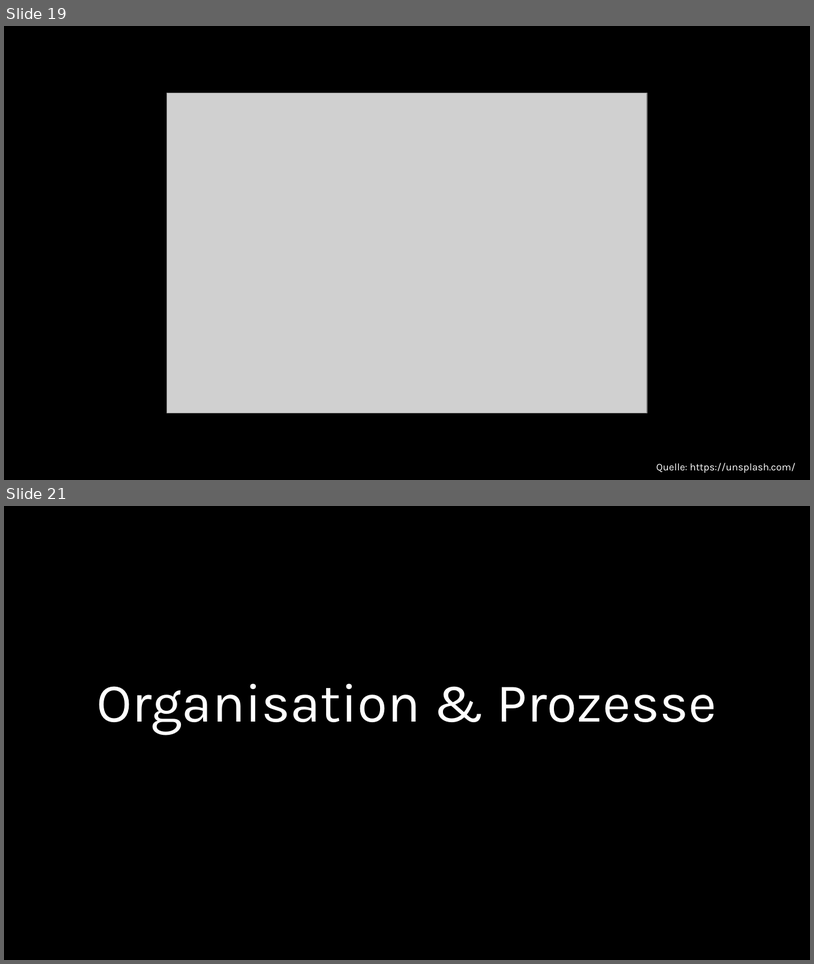
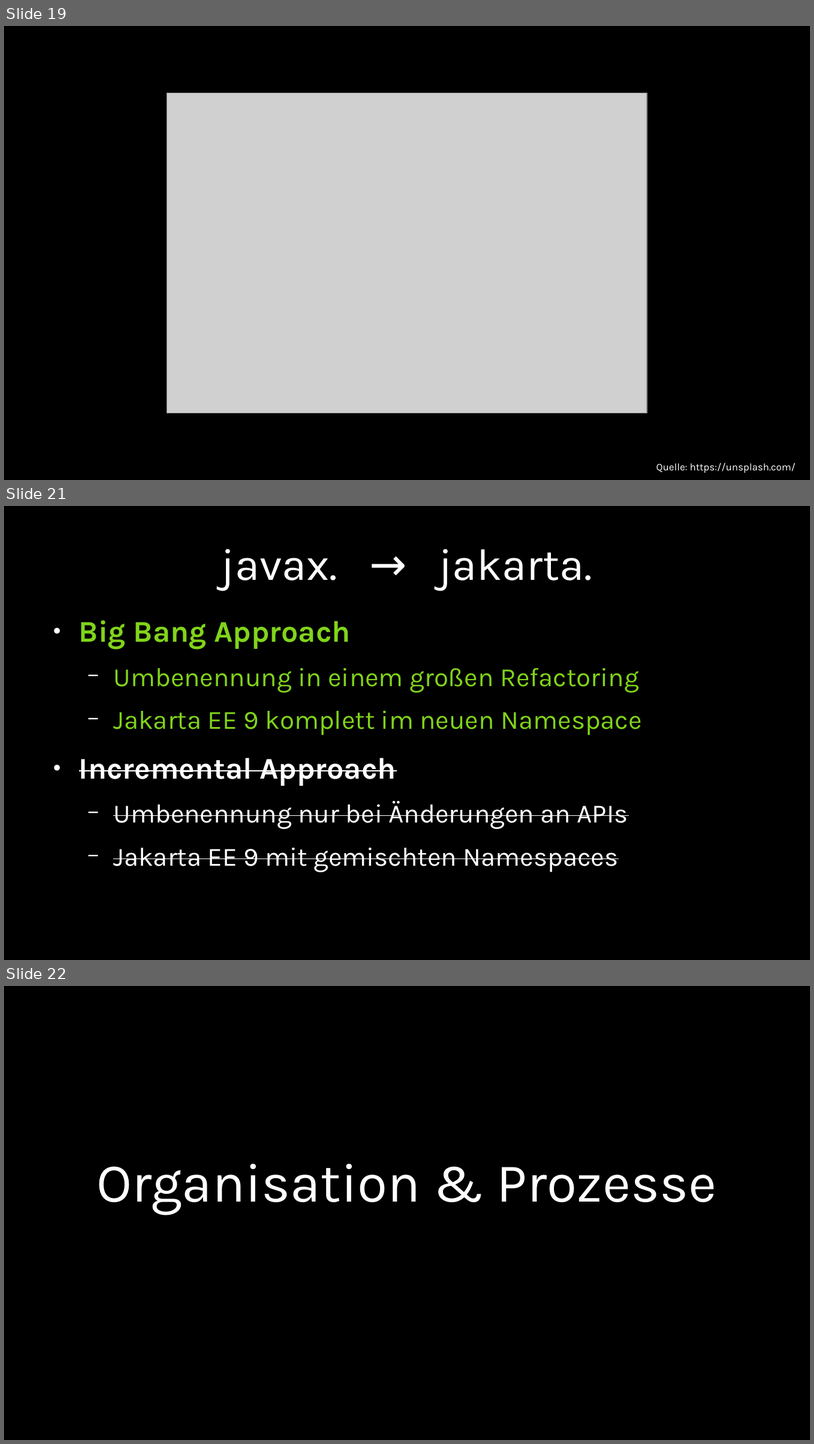
Before and after one commit to chkal/talks, a slide deck: 2019-11-jvmcon-jakarta-ee/JakartaEE.odp. Shown one above the other, each under a label of ours: slides 19 and 21 before the commit, slides 19, 21 and 22 after it; the slides between them are not shown. The pictures are 814x964 and 814x1444 pixels, drawn with LibreOffice and Linux fonts; fonts in the diff are those of the drawing; grey boxes stand for pictures. Boxes give left, top, right and bottom in pixels: in the first picture for what was removed or moved away, otherwise in the second. Text is boxed around its words. In the diff, an @@ line names an element or a change of style, - is before the commit and + after.

```diff
--- a/2019-11-jvmcon-jakarta-ee/JakartaEE.odp
+++ b/2019-11-jvmcon-jakarta-ee/JakartaEE.odp
@@ slide 21 added at [4,506,810,960], background #000000 @@
@@ title added at [221,549,592,590], 44 pt, text #FFFFFF @@
+javax. → jakarta.
@@ text added at [79,620,642,872], 25.9 pt, text #FFFFFF, strikethrough @@
+● Big Bang Approach
+  − Umbenennung in einem großen Refactoring
+  − Jakarta EE 9 komplett im neuen Namespace
+● Incremental Approach
+  − Umbenennung nur bei Änderungen an APIs
+  − Jakarta EE 9 mit gemischten Namespaces
@@ what was slide 21 is now slide 22 @@
```
Also in this commit, not shown: 3 slides changed, 7 other slides added, 1 slide removed, 1 other file.
